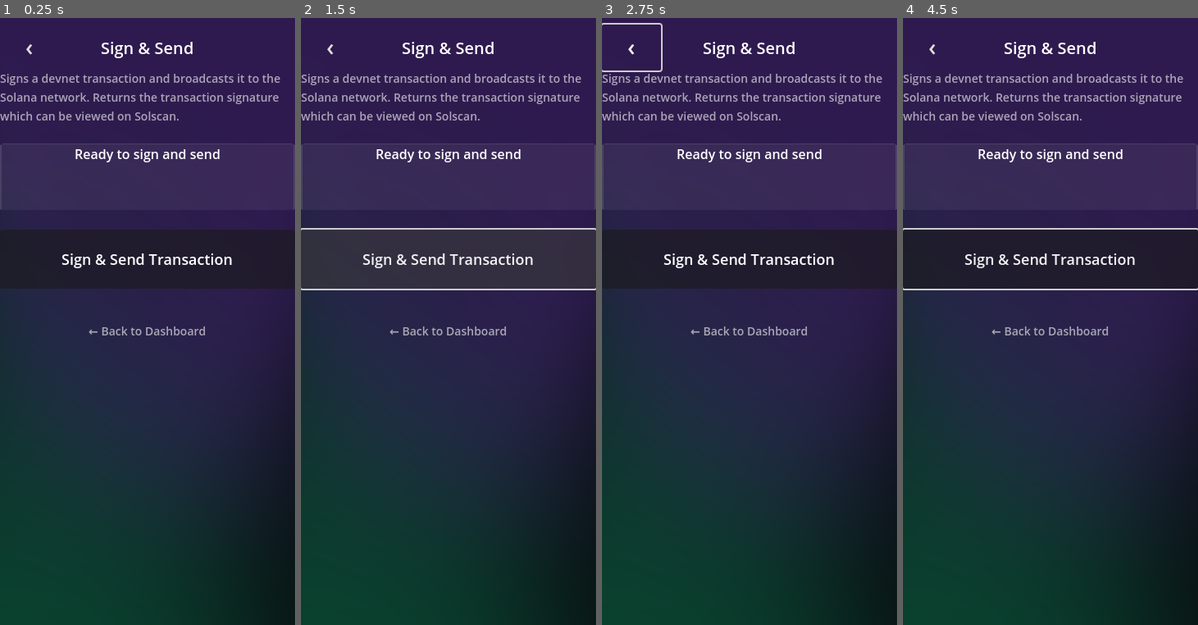
Above: before the commit, frames 1-4 (left to right).
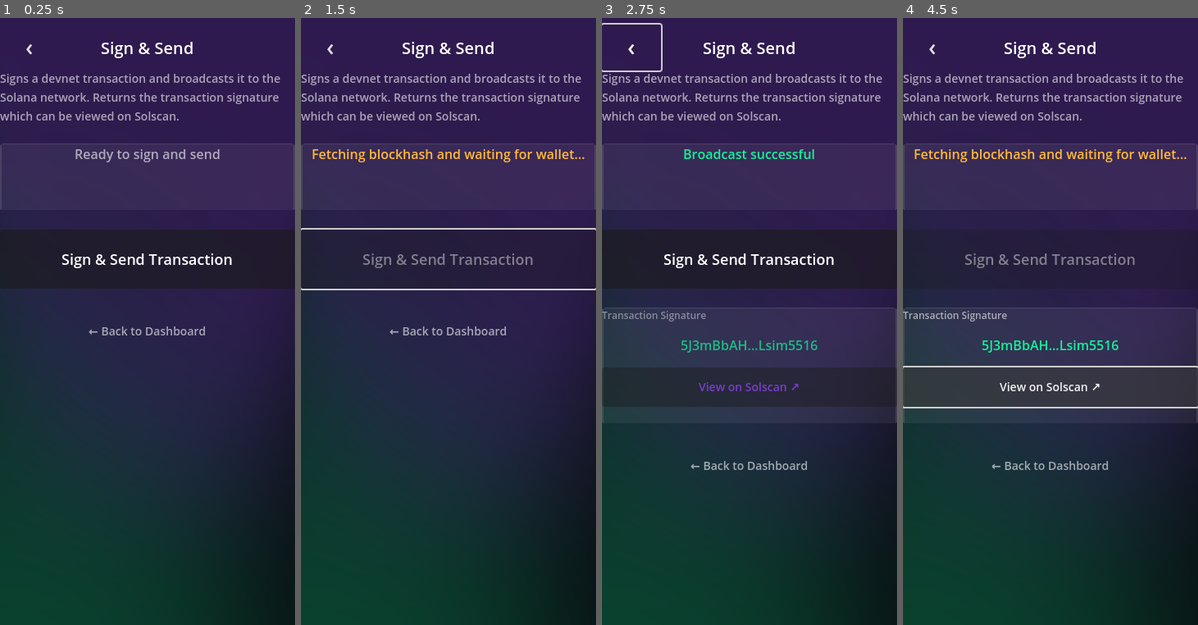
Above: after the commit, the same moments.

Repository: plinkdev1/invoke-solana-sdk
Game: Godot game, scene res://scenes/screens/SignAndSend.tscn
Same seed, same stepped clock (60 frames per second), same inputs: the game is played once before the commit and once after it. This scene is started directly instead of the project's main scene.
Inputs (mouse positions are in pixels of both pictures, inside the frame that each line leads up to):
- Up to frame 1 (0.25 s): no input
- Up to frame 2 (1.5 s): click "‹" at 0.5 s; click "Sign & Send Transaction" at 1.25 s
- Up to frame 3 (2.75 s): click "‹" at 2 s
- Up to frame 4 (4.5 s): click (1050, 388) at 2.75 s, where only the run after the commit has a clickable "View on Solscan ↗"; click "Sign & Send Transaction" at 3.5 s; click (1050, 388) at 4.25 s, where only the run after the commit has a clickable "View on Solscan ↗"

The runs differ from the first frame. In frame 1, 0.3% of the frame differs, in the area x 25-75%, y 21-24%; in frame 2, 1.3%; in frame 3, 2.1%; in frame 4, 5.0%, in the area x 0-100%, y 21-75%.
Error before the commit: Parse Error: Cannot infer the type of "cluster" variable because the value doesn't have a set type. (res://scenes/screens/SignAndSend.gd:80)

Commit message:
fix: SignAndSend cluster type error; AuthResult VBox expand

Diff:
--- a/example/invokequest/scenes/screens/AuthResult.tscn
+++ b/example/invokequest/scenes/screens/AuthResult.tscn
@@ -1,4 +1,4 @@
-[gd_scene load_steps=4 format=3]
+[gd_scene load_steps=6 format=3 uid="uid://cy1fu5ywqsgbg"]
 
 [ext_resource type="Script" path="res://scenes/screens/AuthResult.gd" id="1"]
 [ext_resource type="Shader" path="res://shaders/aurora_background.gdshader" id="2"]
@@ -15,7 +15,7 @@
 shader = ExtResource("3")
 shader_parameter/blur_strength = 3.0
 shader_parameter/tint_color = Color(1, 1, 1, 0.06)
-shader_parameter/border_alpha = 0.10
+shader_parameter/border_alpha = 0.1
 shader_parameter/border_width = 0.008
 shader_parameter/border_color = Color(1, 1, 1, 1)
 
@@ -33,74 +33,75 @@
 anchors_preset = 15
 anchor_right = 1.0
 anchor_bottom = 1.0
+grow_horizontal = 2
+grow_vertical = 2
 color = Color(0.031, 0.039, 0.055, 1)
 
 [node name="Aurora" type="ColorRect" parent="."]
+material = SubResource("ShaderMaterial_aurora")
 layout_mode = 1
 anchors_preset = 15
 anchor_right = 1.0
 anchor_bottom = 1.0
-material = SubResource("ShaderMaterial_aurora")
-color = Color(1, 1, 1, 1)
+grow_horizontal = 2
+grow_vertical = 2
 
 [node name="Center" type="CenterContainer" parent="."]
 layout_mode = 1
 anchors_preset = 15
 anchor_right = 1.0
 anchor_bottom = 1.0
+grow_horizontal = 2
+grow_vertical = 2
 
 [node name="VBox" type="VBoxContainer" parent="Center"]
+custom_minimum_size = Vector2(800, 0)
 layout_mode = 2
-custom_minimum_size = Vector2(800, 0)
 theme_override_constants/separation = 24
 
 [node name="TitleLabel" type="Label" parent="Center/VBox"]
 layout_mode = 2
+theme_override_colors/font_color = Color(1, 1, 1, 1)
+theme_override_font_sizes/font_size = 28
 text = "Wallet Connected"
 horizontal_alignment = 1
-theme_override_colors/font_color = Color(1, 1, 1, 1)
-theme_override_font_sizes/font_size = 28
 
 [node name="Card" type="PanelContainer" parent="Center/VBox"]
+material = SubResource("ShaderMaterial_glass")
+custom_minimum_size = Vector2(0, 160)
 layout_mode = 2
-custom_minimum_size = Vector2(0, 160)
-material = SubResource("ShaderMaterial_glass")
 
 [node name="CardVBox" type="VBoxContainer" parent="Center/VBox/Card"]
 layout_mode = 2
 theme_override_constants/separation = 16
-offset_left = 32.0
-offset_right = -32.0
-offset_top = 24.0
-offset_bottom = -24.0
 
 [node name="WalletLabel" type="Label" parent="Center/VBox/Card/CardVBox"]
 layout_mode = 2
+theme_override_colors/font_color = Color(1, 1, 1, 0.6)
+theme_override_font_sizes/font_size = 14
 text = "Connected"
 horizontal_alignment = 1
-theme_override_colors/font_color = Color(1, 1, 1, 0.6)
-theme_override_font_sizes/font_size = 14
 
 [node name="AddressLabel" type="Label" parent="Center/VBox/Card/CardVBox"]
 layout_mode = 2
+theme_override_colors/font_color = Color(1, 1, 1, 1)
+theme_override_font_sizes/font_size = 22
 text = "AbCd...XyZ1"
 horizontal_alignment = 1
-theme_override_colors/font_color = Color(1, 1, 1, 1)
-theme_override_font_sizes/font_size = 22
 
 [node name="CacheLabel" type="Label" parent="Center/VBox/Card/CardVBox"]
 layout_mode = 2
+theme_override_font_sizes/font_size = 13
 text = "New session"
 horizontal_alignment = 1
-theme_override_font_sizes/font_size = 13
 
 [node name="ContinueBtn" type="Button" parent="Center/VBox"]
+custom_minimum_size = Vector2(0, 72)
 layout_mode = 2
-custom_minimum_size = Vector2(0, 72)
-pivot_offset = Vector2(400, 36)
-text = "Continue to Dashboard"
 theme_override_colors/font_color = Color(1, 1, 1, 1)
 theme_override_font_sizes/font_size = 18
-[connection signal="pressed" from="Center/VBox/ContinueBtn" to="." method="_on_continue_pressed"]
+text = "Continue to Dashboard"
+
 [connection signal="button_down" from="Center/VBox/ContinueBtn" to="." method="_on_continue_btn_button_down"]
 [connection signal="button_up" from="Center/VBox/ContinueBtn" to="." method="_on_continue_btn_button_up"]
+[connection signal="pressed" from="Center/VBox/ContinueBtn" to="." method="_on_continue_pressed"]
--- a/example/invokequest/scenes/screens/SignAndSend.gd
+++ b/example/invokequest/scenes/screens/SignAndSend.gd
@@ -77,7 +77,7 @@
 	config.load(CONFIG_PATH)
 	var idx: int = config.get_value("settings", "network", 0)
 	idx = clamp(idx, 0, 2)
-	var cluster := ["devnet", "testnet", ""][idx]
+	var cluster: String = ["devnet", "testnet", ""][idx]
 	if cluster == "":
 		return "https://solscan.io/tx/%s" % sig
 	return "https://solscan.io/tx/%s?cluster=%s" % [sig, cluster]
